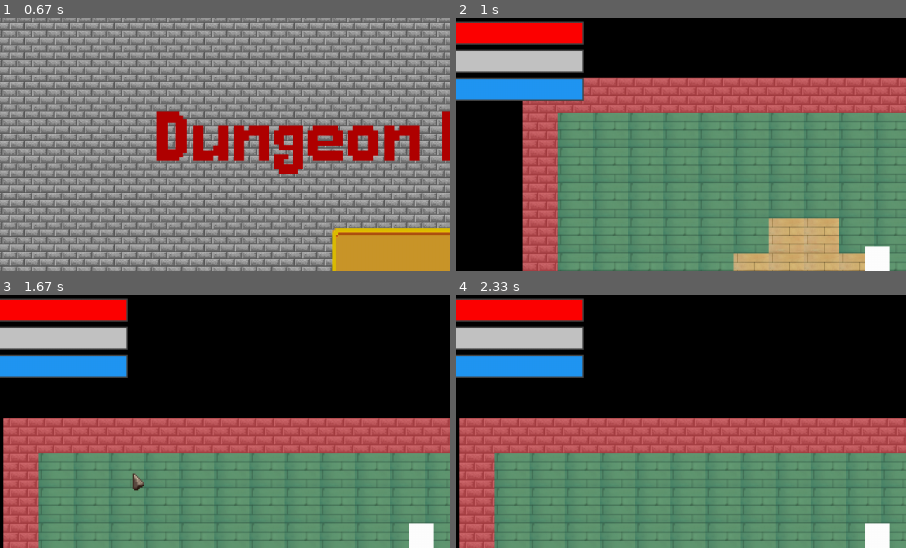
Above: before the commit, frames 1-4 (two rows, left to right).
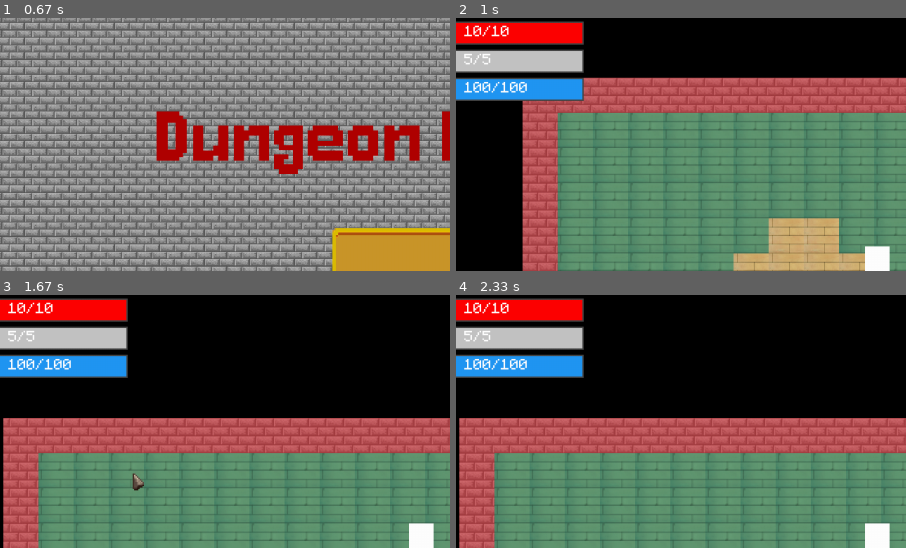
Above: after the commit, the same moments.

Repository: danilasch/dungeon_master_pygame
Game: pygame game, started from main.py
Same seed, same stepped clock (60 frames per second), same inputs: the game is played once before the commit and once after it.
Inputs (mouse positions are % of the whole screen's width and height, from its top left):
- Up to frame 1 (0.67 s): click "Играть" at 0.38 s
- Up to frame 2 (1 s): hold D from 0.67 s (still down); move the mouse to (82, 47) at 0.7 s
- Up to frame 3 (1.67 s): release D at 1.13 s; hold W 1.17-1.47 s; move the mouse to (26, 51) at 1.2 s; hold D from 1.5 s (still down); move the mouse to (19, 35) at 1.53 s
- Up to frame 4 (2.33 s): release D at 1.97 s; hold A from 2 s (still down); move the mouse to (87, 85) at 2.03 s
The pictures show only the part of the screen within x 5-55%, y 0-50%; the shares and areas given below are measured in that part.

Frame 1 is identical in both runs. In frame 2, 0.7% of the frame differs, in the area x 1-16%, y 2-30%; in frame 3, 0.7%; in frame 4, 0.7%.

Commit message:
added numbers to stats interface + added auto refilling of health and mana

Diff:
--- a/classes.py
+++ b/classes.py
@@ -41,10 +41,14 @@
 
 
 ENEMY_DELAY = 500
-ENEMY_EVENT_TYPE = pygame.USEREVENT
+ENEMY_EVENT_TYPE = pygame.USEREVENT + 1
 MAX_HEALTH = 10
 MAX_DEFENCE = 5
 MAX_MANA = 100
+HERO_GET_ARMOR = pygame.USEREVENT + 1
+HERO_GET_MANA = pygame.USEREVENT + 1
+ARMOR_DELAY = 20000
+MANA_DELAY = 10000
 entries = pygame.sprite.Group()
 current_entries = pygame.sprite.Group()
 doors = pygame.sprite.Group()
@@ -289,6 +293,8 @@
         self.in_room = False
         self.doors_open = False
         pygame.time.set_timer(ENEMY_EVENT_TYPE, ENEMY_DELAY)
+        pygame.time.set_timer(HERO_GET_ARMOR, ARMOR_DELAY)
+        pygame.time.set_timer(HERO_GET_MANA, MANA_DELAY)
 
     def render(self, screen):
         self.map.render()
@@ -303,6 +309,7 @@
         points_rect.width = self.hero.health / MAX_HEALTH * frame_rect.width
         pygame.draw.rect(screen, pygame.Color("#fe0000"), points_rect)
         pygame.draw.rect(screen, pygame.Color("#464646"), frame_rect, width=2)
+        print_text(f'{self.hero.health}/{MAX_HEALTH}', 70, 11, font_size=25)
 
         screen.blit(interface_images['defence'], (5, 45))
         frame_rect.y += 40
@@ -310,6 +317,7 @@
         points_rect.width = self.hero.defence / MAX_DEFENCE * frame_rect.width
         pygame.draw.rect(screen, pygame.Color("#c3c3c3"), points_rect)
         pygame.draw.rect(screen, pygame.Color("#464646"), frame_rect, width=2)
+        print_text(f'{self.hero.defence}/{MAX_DEFENCE}', 70, 51, font_size=25)
 
         screen.blit(interface_images['mana'], (5, 85))
         frame_rect.y += 40
@@ -317,6 +325,7 @@
         points_rect.width = self.hero.mana / MAX_MANA * frame_rect.width
         pygame.draw.rect(screen, pygame.Color("#2196f3"), points_rect)
         pygame.draw.rect(screen, pygame.Color("#464646"), frame_rect, width=2)
+        print_text(f'{self.hero.mana}/{MAX_MANA}', 70, 91, font_size=25)
 
     def move_hero(self):
         keys = pygame.key.get_pressed()
--- a/data.py
+++ b/data.py
@@ -6,6 +6,10 @@
 pygame.init()
 screen = pygame.display.set_mode((WIDTH, HEIGHT))
 clock = pygame.time.Clock()
+
+# fonts
+main_font = os.path.join('data', 'fonts', 'main_font.ttf')
+head_font = os.path.join('data', 'fonts', 'head_font.ttf')
 
 
 def change_cursor(cursor_image):
@@ -33,6 +37,13 @@
     return result
 
 
+def print_text(message, x, y, font_color=(255, 255, 255), font_type=main_font, font_size=30):
+    font_size = round(WIDTH / (1920 / font_size))  # Адаптация шрифта под ширину окна
+    font_type = pygame.font.Font(font_type, font_size)
+    text = font_type.render(message, True, font_color)
+    screen.blit(text, (x, y))
+
+
 # sounds
 button_sound = sound('button.wav', 0.5)
 background_music = sound('background.wav', 0.1)
@@ -46,10 +57,6 @@
 active_box = load_image('active_checkbox.png')
 background = pygame.transform.scale(load_image('background.jpg'), (WIDTH, HEIGHT))
 main_cursor = os.path.join('data', 'pics', 'cursor.png')
-
-# fonts
-main_font = os.path.join('data', 'fonts', 'main_font.ttf')
-head_font = os.path.join('data', 'fonts', 'head_font.ttf')
 
 # tiles
 TILE_WIDTH = TILE_HEIGHT = 50
--- a/main.py
+++ b/main.py
@@ -38,6 +38,15 @@
                 for enemy in current_enemies:
                     enemy.go_to(position)
 
+            if event.type == HERO_GET_ARMOR:
+                if game.hero.defence != MAX_DEFENCE:
+                    game.hero.defence += 1
+            if event.type == HERO_GET_MANA:
+                if game.hero.mana + 5 < MAX_MANA:
+                    game.hero.mana += 5
+                else:
+                    game.hero.mana = MAX_MANA
+
             if event.type == pygame.QUIT:
                 sys.exit()
 
--- a/menu.py
+++ b/menu.py
@@ -10,11 +10,6 @@
 
 # Размещение текста на экране
 # x и y - координаты от левого верхнего угла, выраженные в процентах
-def print_text(message, x, y, font_color=(255, 255, 255), font_type=main_font, font_size=30):
-    font_size = round(WIDTH / (1920 / font_size))  # Адаптация шрифта под ширину окна
-    font_type = pygame.font.Font(font_type, font_size)
-    text = font_type.render(message, True, font_color)
-    screen.blit(text, (x, y))
 
 
 def get_message_size(message, font_type, font_size):
